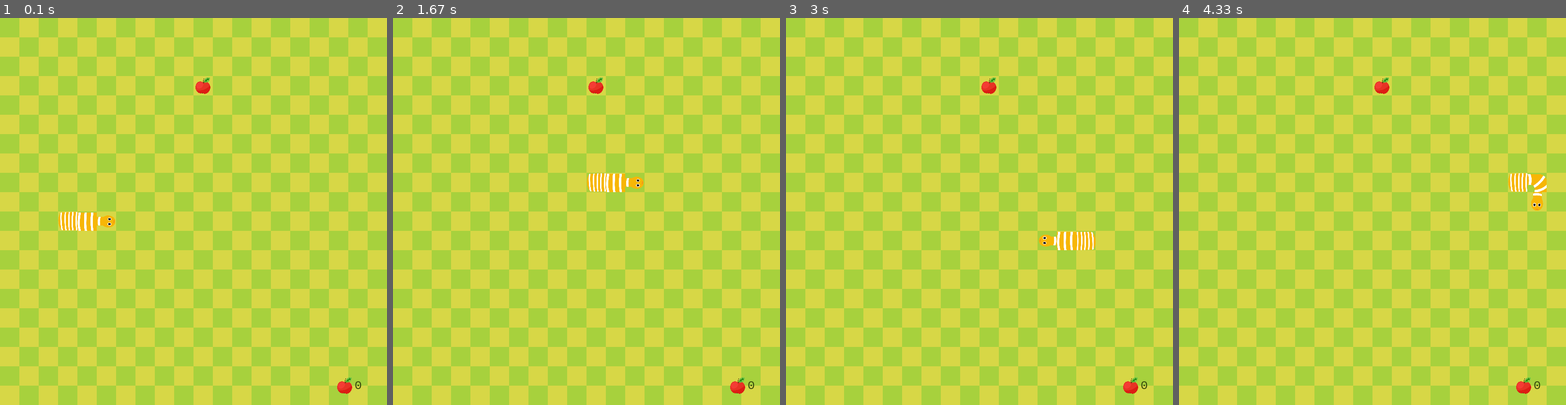
Above: before the commit, frames 1-4 (left to right).
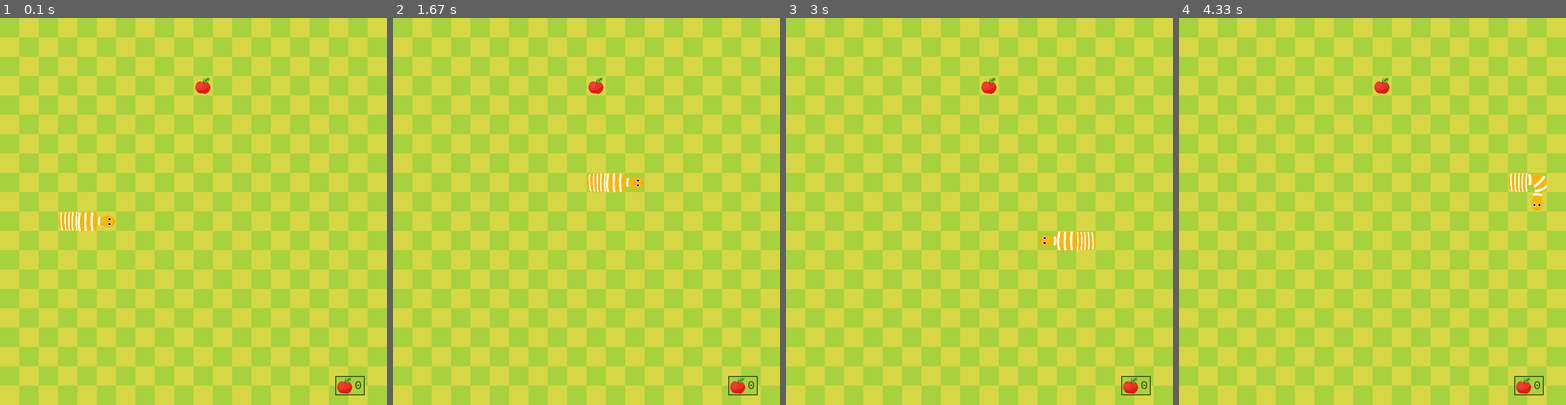
Above: after the commit, the same moments.

Repository: novenopatch/pygame-test
Game: pygame game, started from src/Snake/main.py
Same seed, same stepped clock (60 frames per second), same inputs: the game is played once before the commit and once after it.
Inputs:
- Up to frame 1 (0.1 s): no input
- Up to frame 2 (1.67 s): hold Right 0.33-0.8 s; hold Up 0.83-1.13 s; hold Right 1.17-1.63 s
- Up to frame 3 (3 s): hold Down 2.23-2.53 s; hold Left 2.57-2.97 s
- Up to frame 4 (4.33 s): hold Up 3-3.37 s; hold Right 3.4-4.03 s; hold Down from 4.07 s (still down)

The runs differ from the first frame. In frame 1, 0.2% of the frame differs, in the area x 86-95%, y 92-98%; in frame 2, 0.2%; in frame 3, 0.2%; in frame 4, 0.2%.

Commit message:
add score graphic bg

Diff:
--- a/src/Snake/Game.py
+++ b/src/Snake/Game.py
@@ -28,6 +28,9 @@
             self.fruit.randomize()
             self.snake.adBlock()
             self.soundManager.play('eat')
+        for block in self.snake.body[1:]:
+            if block == self.fruit.pos:
+                self.fruit.randomize()
 
     def checkFail(self):
         if not 0 <= self.snake.body[0].x < self.cellNumber or not 0 <= self.snake.body[0].y < self.cellNumber:
@@ -57,9 +60,13 @@
         scoreSurface = self.gameFont .render(scoreText,True,(56,74,12))
         scoreX = int(self.cellSize * self.cellNumber - 60)
         scoreY = int(self.cellSize * self.cellNumber - 40)
-        scoreRect = scoreSurface.get_rect(center = (scoreX,scoreY))
-        fruitRect = self.fruit.image.get_rect(midright=(scoreRect.left,scoreRect.centery))
-        bgRect = pygame.Rect(fruitRect.left,fruitRect.top,fruitRect.width + scoreRect.width,fruitRect.height)
 
+        scoreRect = scoreSurface.get_rect(center=(scoreX, scoreY))
+        fruitRect = self.fruit.image.get_rect(midright=(scoreRect.left, scoreRect.centery))
+        bgRect = pygame.Rect(fruitRect.left, fruitRect.top, fruitRect.width + scoreRect.width + 6,
+                              fruitRect.height)
+
+        pygame.draw.rect(screen, (167, 209, 61), bgRect)
         screen.blit(scoreSurface, scoreRect)
-        screen.blit(self.fruit.image,fruitRect)
+        screen.blit(self.fruit.image, fruitRect)
+        pygame.draw.rect(screen, (56, 74, 12), bgRect, 2)
